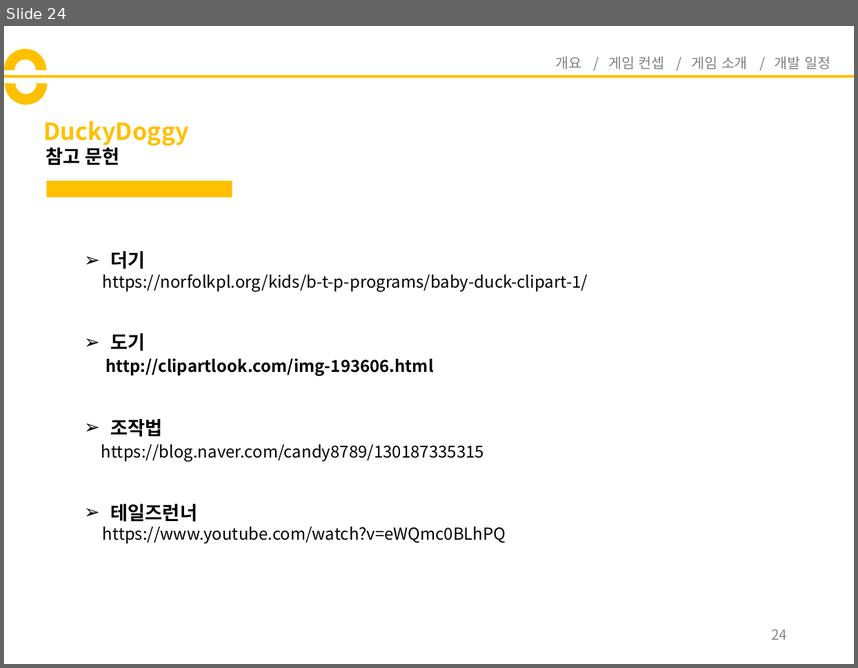
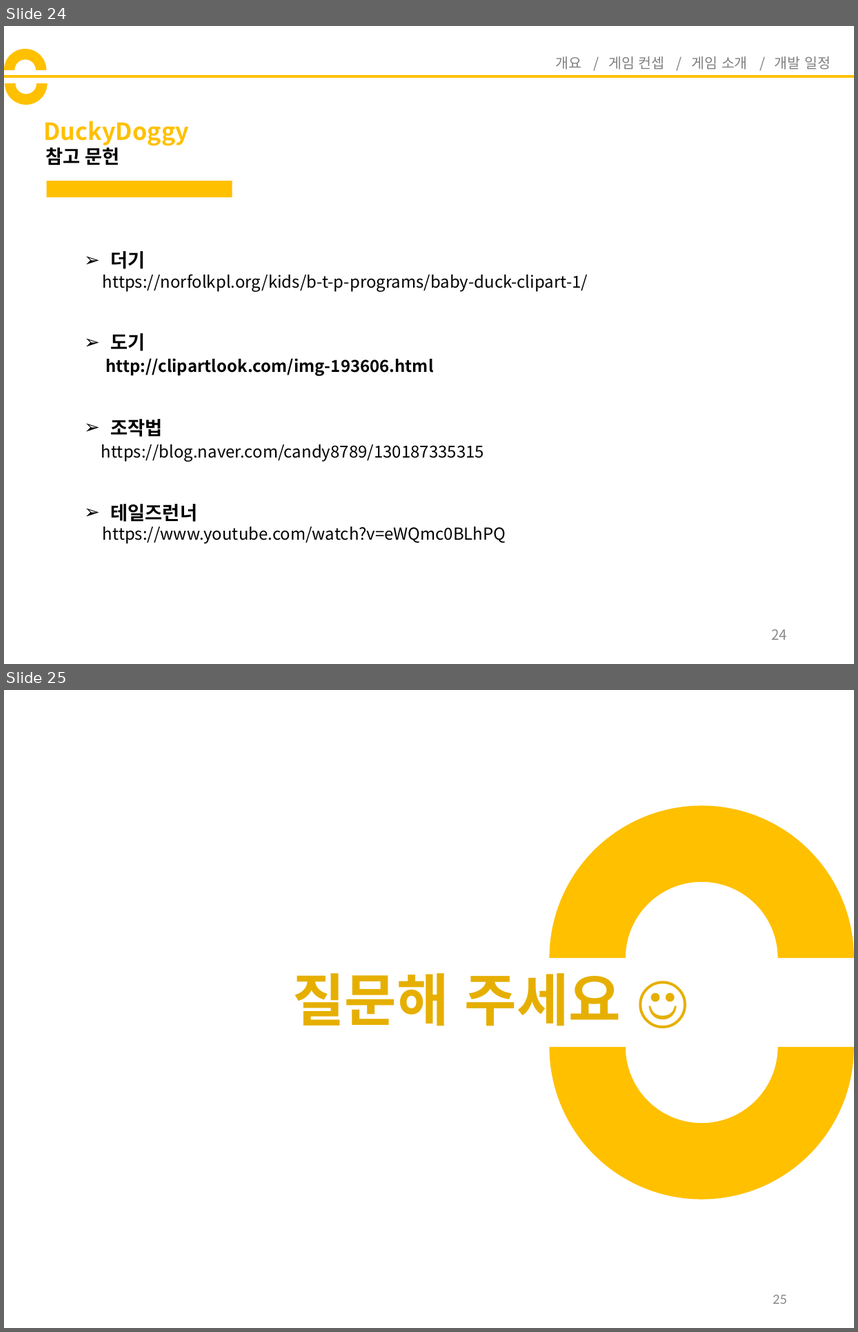
Before and after one commit to codnsj81/HuffAndPuff, a slide deck: 기획 문서/DuckyDoggy_기획서.pptx. Shown one above the other, each under a label of ours: slide 24 before the commit, slides 24 and 25 after it. The pictures are 858x668 and 858x1332 pixels, drawn with LibreOffice and Linux fonts; fonts in the diff are those of the drawing. Boxes give left, top, right and bottom in pixels: in the first picture for what was removed or moved away, otherwise in the second. Text is boxed around its words. In the diff, an @@ line names an element or a change of style, - is before the commit and + after.

```diff
--- a/기획 문서/DuckyDoggy_기획서.pptx
+++ b/기획 문서/DuckyDoggy_기획서.pptx
@@ slide 25 added at bbox=[4, 690, 854, 1328], background #FFFFFF @@
@@ arch (boxed as its full ring) added at bbox=[550, 806, 854, 1110], fill #FFC000 @@
@@ arch (boxed as its full ring) added at bbox=[550, 894, 854, 1199], fill #FFC000 @@
@@ title added at bbox=[292, 973, 622, 1026], 48 pt, text #E6AF00, bold @@
+질문해 주세요 ☺
@@ page number added at bbox=[773, 1294, 787, 1303], 12 pt, text #8C8C8C @@
+25
```
Also in this commit, not shown: 6 slides changed.
